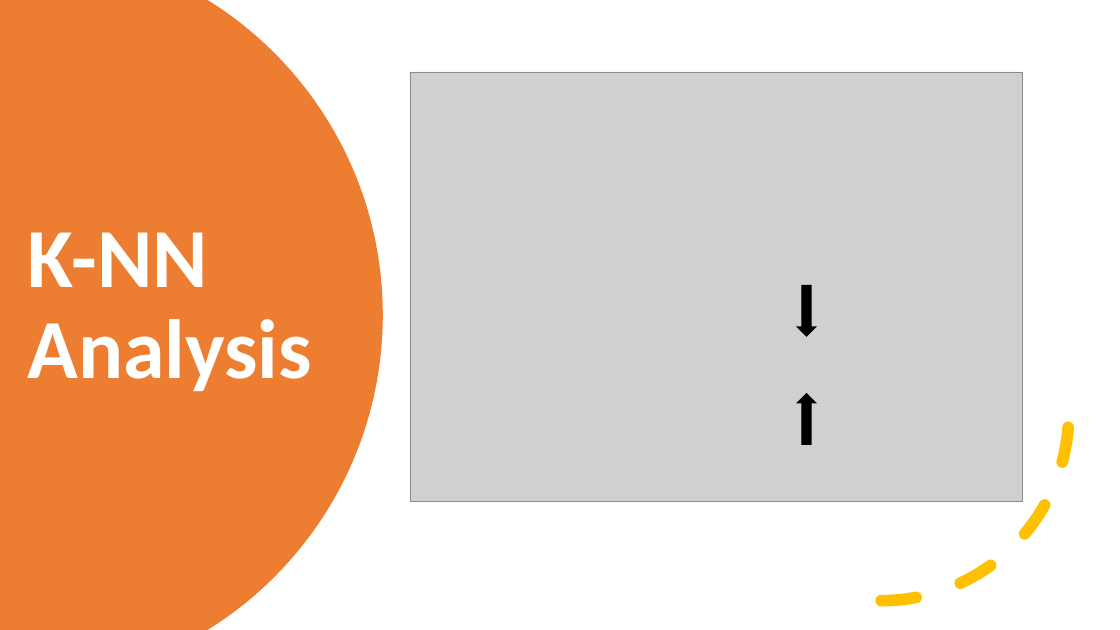
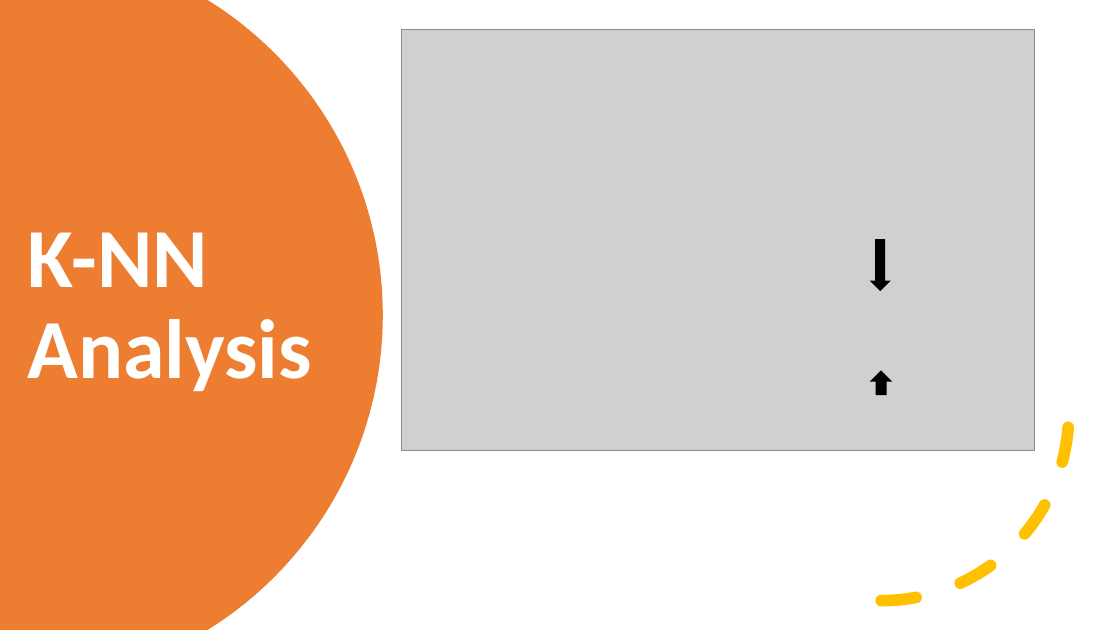
Before and after one commit to tayrotayro/Machine-Learning-Project-ISDS-7070, a slide deck: slide 18 of ckd_presentation.pptx. Drawn at 1120x630 pixels with LibreOffice and Linux fonts; fonts in the diff are those of the drawing; grey boxes stand for pictures. Boxes give left, top, right and bottom in pixels: in the first picture for what was removed or moved away, otherwise in the second. Text is boxed around its words. In the diff, an @@ line names an element or a change of style, - is before the commit and + after.

```diff
--- a/ckd_presentation.pptx
+++ b/ckd_presentation.pptx
@@ picture: place and size @@
-picture at (410,72,1023,502)
+picture at (402,29,1035,450)
@@ down arrow: place and size @@
-down arrow at (797,286,815,336)
+down arrow at (871,239,889,290)
@@ down arrow: place and size @@
-down arrow at (797,394,815,444)
+down arrow at (871,371,891,395)
```
Also in this commit, not shown: 13 other slides changed, 2 slides removed, 1 other file.
